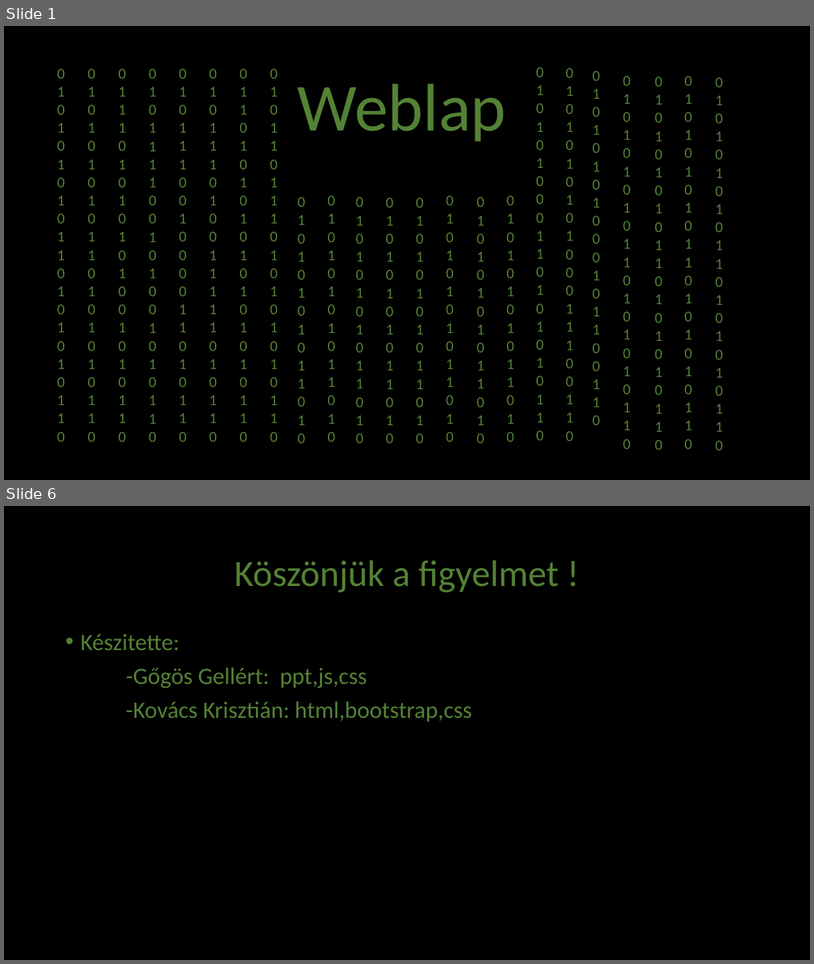
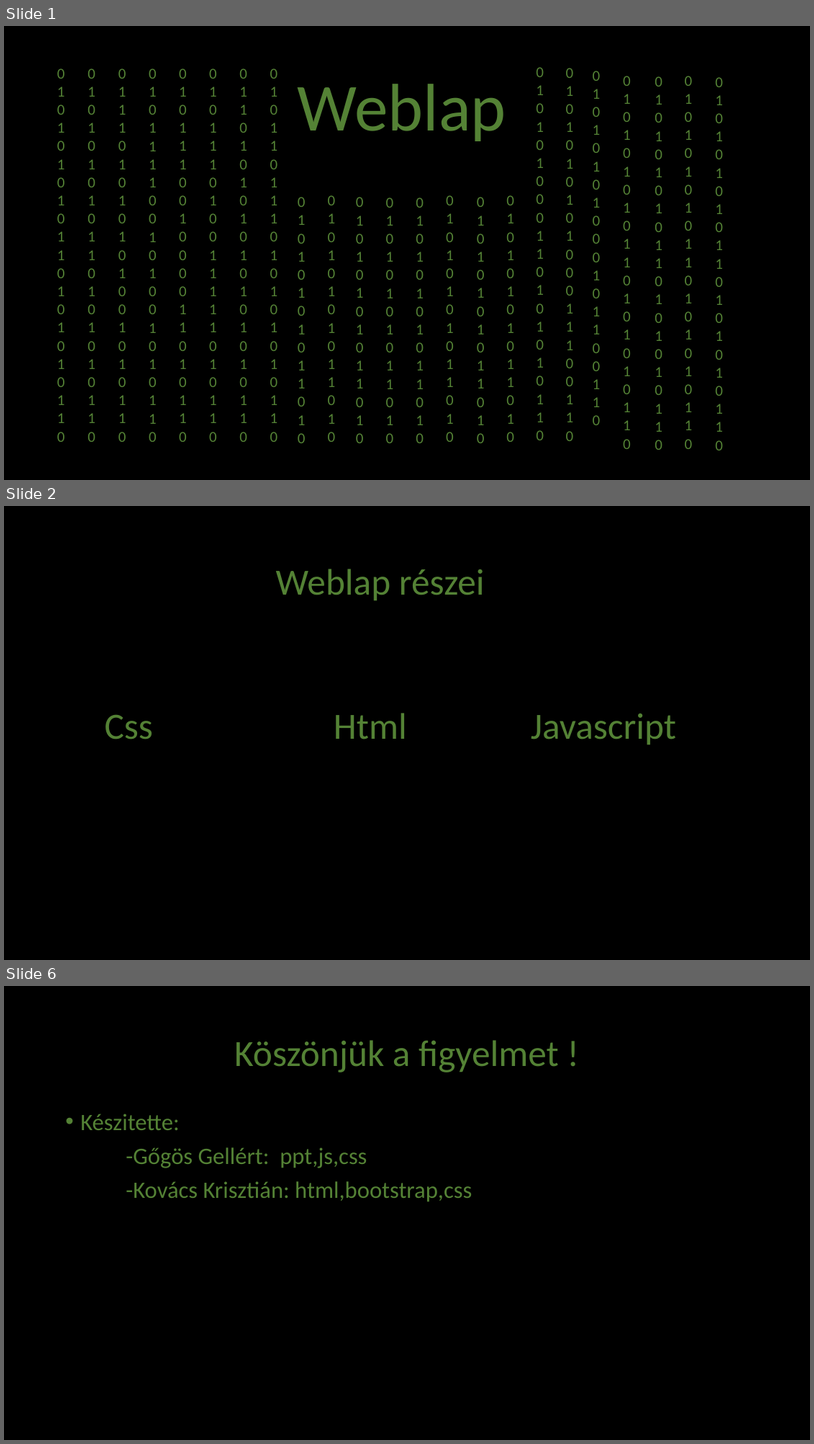
Before and after one commit to csiha69/thunder, a slide deck: Weblap.pptx. Shown one above the other, each under a label of ours: slides 1 and 6 before the commit, slides 1, 2 and 6 after it; the slides between them are not shown. The pictures are 814x964 and 814x1444 pixels, drawn with LibreOffice and Linux fonts; fonts in the diff are those of the drawing. Boxes give left, top, right and bottom in pixels: in the first picture for what was removed or moved away, otherwise in the second. Text is boxed around its words. In the diff, an @@ line names an element or a change of style, - is before the commit and + after.

```diff
--- a/Weblap.pptx
+++ b/Weblap.pptx
@@ slide 2 added at box(4, 506, 810, 960), background #FFFFFF @@
@@ rectangle added at box(4, 506, 810, 960), fill #000000, outline #000000 1 pt @@
@@ text added at box(276, 569, 485, 600), 44 pt, text #548235 @@
+Weblap részei
@@ text added at box(105, 715, 153, 739), 44 pt, text #548235 @@
+Css
@@ text added at box(334, 713, 407, 739), 44 pt, text #548235 @@
+Html
@@ text added at box(531, 713, 676, 744), 44 pt, text #548235 @@
+Javascript
```
Also in this commit, not shown: 1 slide removed.
